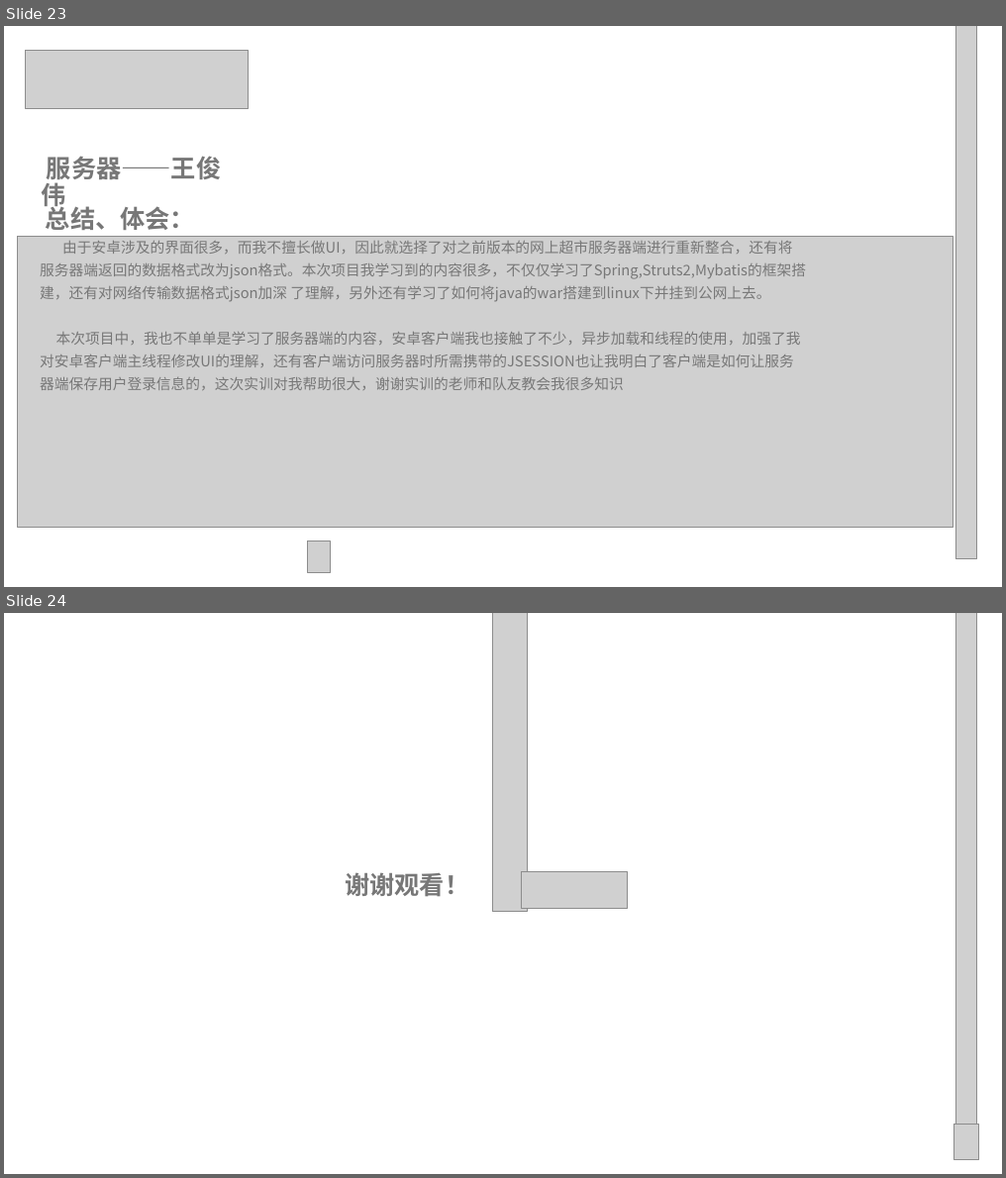
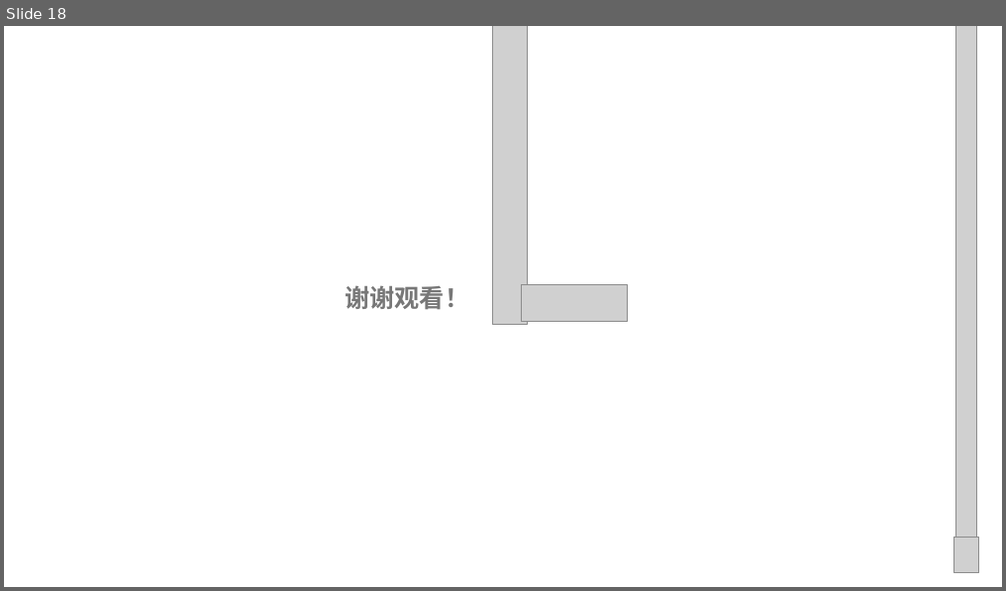
Before and after one commit to Interesting14/Library-management-system, a slide deck: 交付文档(上交到东软)/10.图书信息系统汇报答辩.pptx. Shown one above the other, each under a label of ours: slides 23 and 24 before the commit, slide 18 after it. The pictures are 1006x1178 and 1006x591 pixels, drawn with LibreOffice and Linux fonts; fonts in the diff are those of the drawing; grey boxes stand for pictures; background and template pictures are left out. Boxes give left, top, right and bottom in pixels: in the first picture for what was removed or moved away, otherwise in the second. Text is boxed around its words. In the diff, an @@ line names an element or a change of style, - is before the commit and + after.

```diff
--- a/交付文档(上交到东软)/10.图书信息系统汇报答辩.pptx
+++ b/交付文档(上交到东软)/10.图书信息系统汇报答辩.pptx
@@ slide 23 removed at bbox=[4, 26, 1002, 587], background picture (left out) @@
@@ picture removed at bbox=[25, 51, 249, 108] @@
@@ picture removed at bbox=[955, 26, 976, 560] @@
@@ text removed at bbox=[41, 156, 221, 211] @@
-服务器——王俊伟
@@ text removed at bbox=[40, 203, 806, 390] @@
-总结、体会：
-由于安卓涉及的界面很多，而我不擅长做UI，因此就选择了对之前版本的网上超市服务器端进行重新整合，还有将服务器端返回的数据格式改为json格式。本次项目我学习到的内容很多，不仅仅学习了Spring,Struts2,Mybatis的框架搭建，还有对网络传输数据格式json加深 了理解，另外还有学习了如何将java的war搭建到linux下并挂到公网上去。
-本次项目中，我也不单单是学习了服务器端的内容，安卓客户端我也接触了不少，异步加载和线程的使用，加强了我对安卓客户端主线程修改UI的理解，还有客户端访问服务器时所需携带的JSESSION也让我明白了客户端是如何让服务器端保存用户登录信息的，这次实训对我帮助很大，谢谢实训的老师和队友教会我很多知识
@@ picture removed at bbox=[18, 236, 953, 528] @@
@@ picture removed at bbox=[308, 542, 331, 573] @@
@@ what was slide 24 is now slide 18 @@
```
Also in this commit, not shown: 5 slides changed, 12 slides added, 17 other slides removed.
